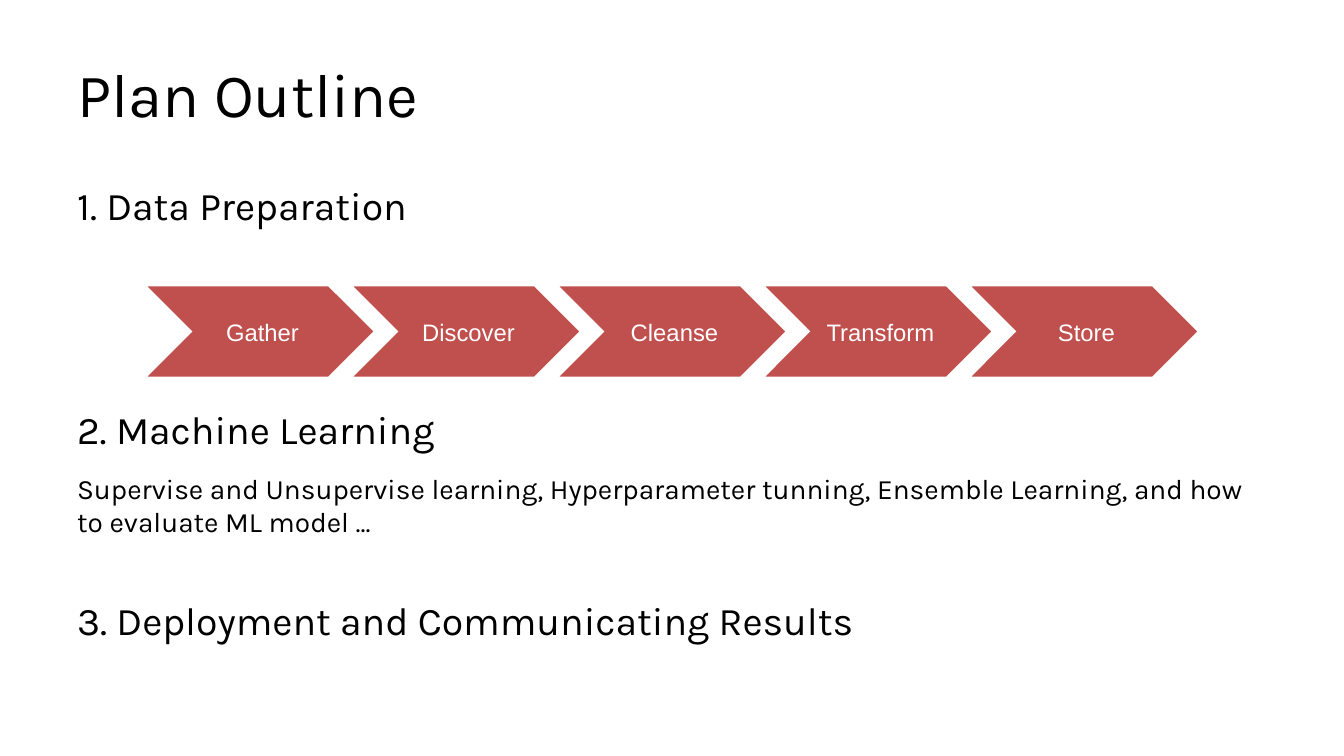
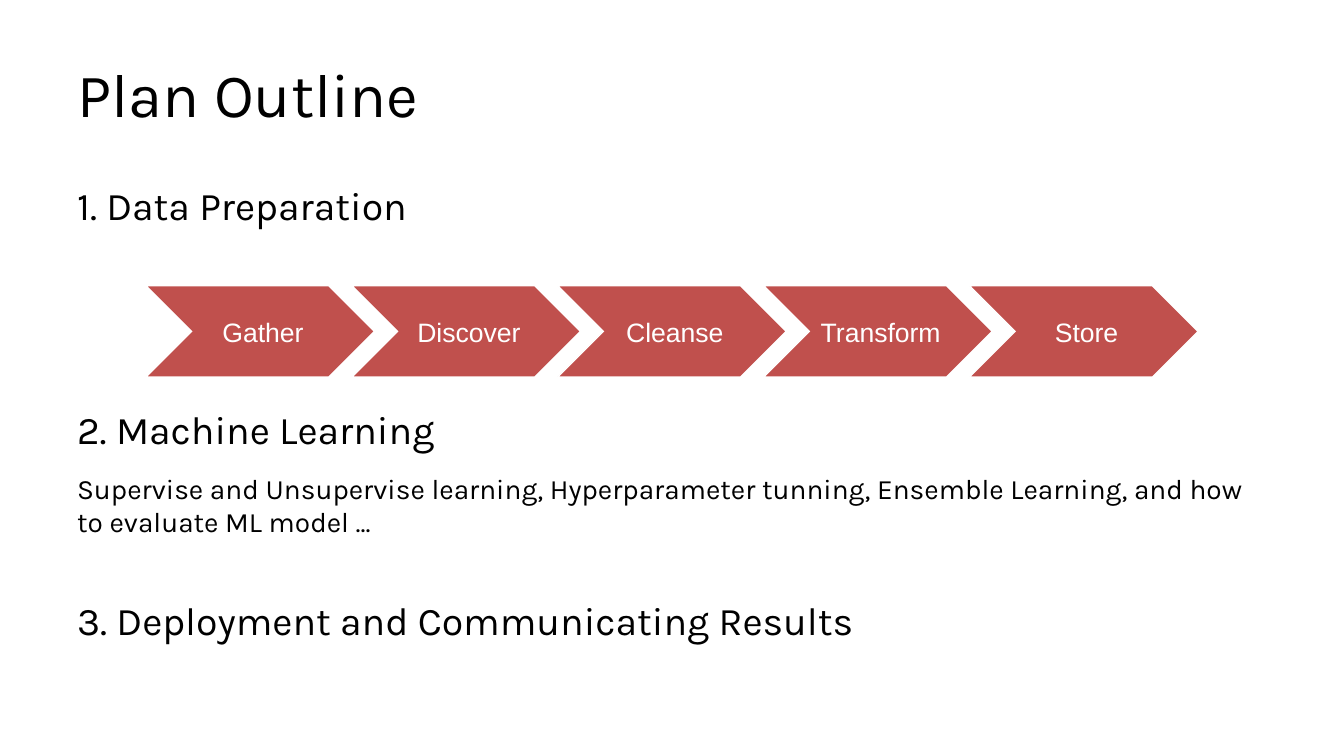
Before and after one commit to kershrita/Data-Science-Roadmap, a slide deck: slide 18 of slides/Session 01 - Introduction to Data Science.pptx (slide 12 before the commit). Drawn at 1344x756 pixels with LibreOffice and Linux fonts; fonts in the diff are those of the drawing. Boxes give left, top, right and bottom in pixels: in the first picture for what was removed or moved away, otherwise in the second. Text is boxed around its words. In the diff, an @@ line names an element or a change of style, - is before the commit and + after.

Commit message:
update session outline

```diff
--- a/slides/Session 01 - Introduction to Data Science.pptx
+++ b/slides/Session 01 - Introduction to Data Science.pptx
@@ size 17 to 19 pt in 5 elements at (821,323,941,343), (1055,323,1118,343), (222,322,303,343), (417,322,520,343), (626,322,723,343) @@
```
Also in this commit, not shown: 1 other slide changed, 6 slides added.
